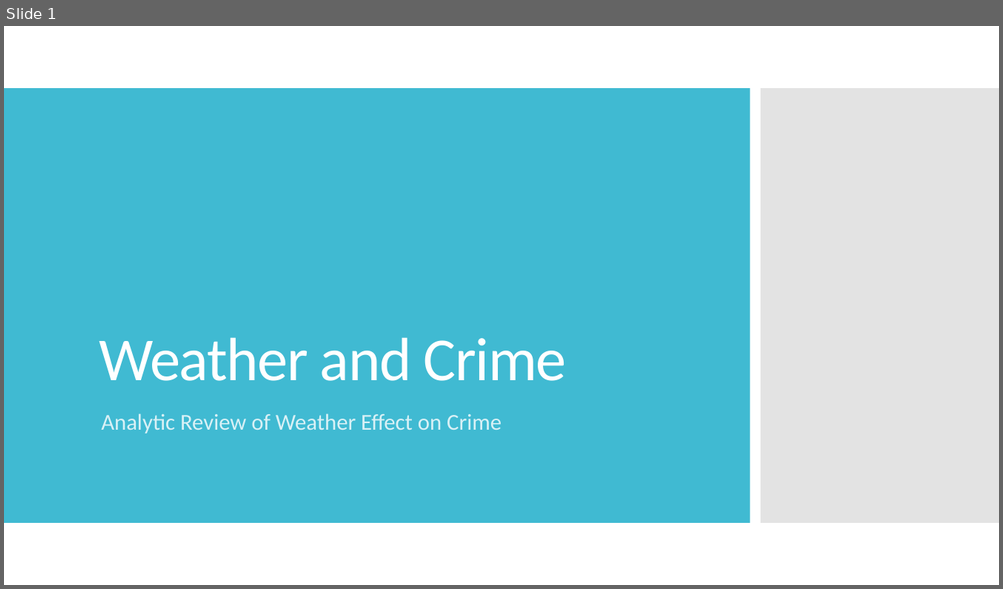
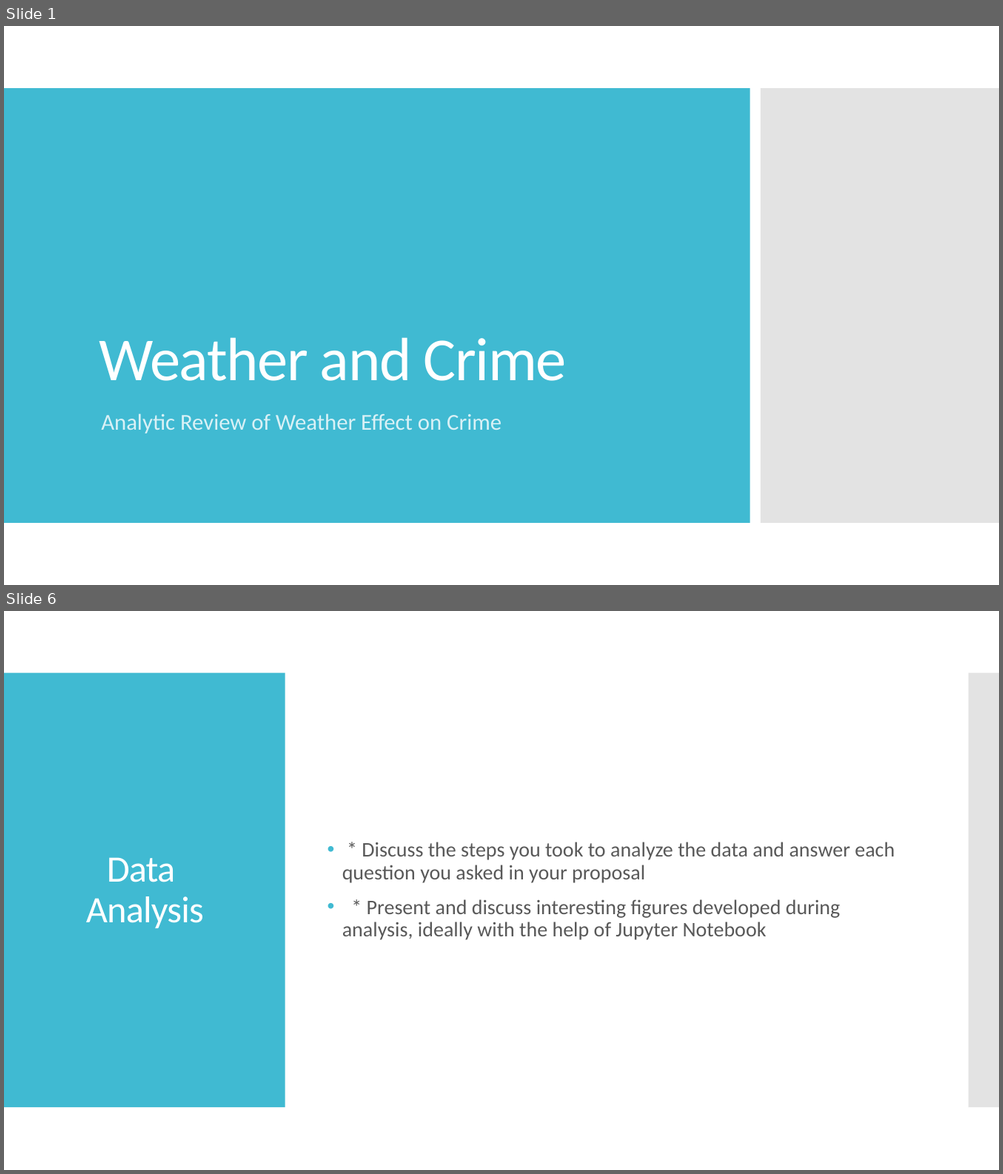
Before and after one commit to minxstm/Bootcamp_Project_1, a slide deck: Weather and Crime Data Analysis Presentation.pptx. Shown one above the other, each under a label of ours: slide 1 before the commit, slides 1 and 6 after it; the slides between them are not shown. The pictures are 1003x589 and 1003x1174 pixels, drawn with LibreOffice and Linux fonts; fonts in the diff are those of the drawing. Boxes give left, top, right and bottom in pixels: in the first picture for what was removed or moved away, otherwise in the second. Text is boxed around its words. In the diff, an @@ line names an element or a change of style, - is before the commit and + after.

```diff
--- a/Weather and Crime Data Analysis Presentation.pptx
+++ b/Weather and Crime Data Analysis Presentation.pptx
@@ slide 6 added at bbox=[4, 611, 999, 1170], background #FFFFFF @@
@@ rectangle added at bbox=[4, 673, 285, 1108], fill #40BAD2 @@
@@ rectangle added at bbox=[968, 673, 999, 1108], fill #C8C8C8 at 50% opacity @@
@@ text added at bbox=[342, 842, 894, 940], 20 pt, text #595959 @@
+• * Discuss the steps you took to analyze the data and answer each question you asked in your proposal
+• * Present and discuss interesting figures developed during analysis, ideally with the help of Jupyter Notebook
@@ title added at bbox=[86, 857, 204, 928], 36 pt, text #FFFFFF @@
+Data
+Analysis
```
Also in this commit, not shown: 1 slide changed, 7 other slides added, 6 slides removed.
